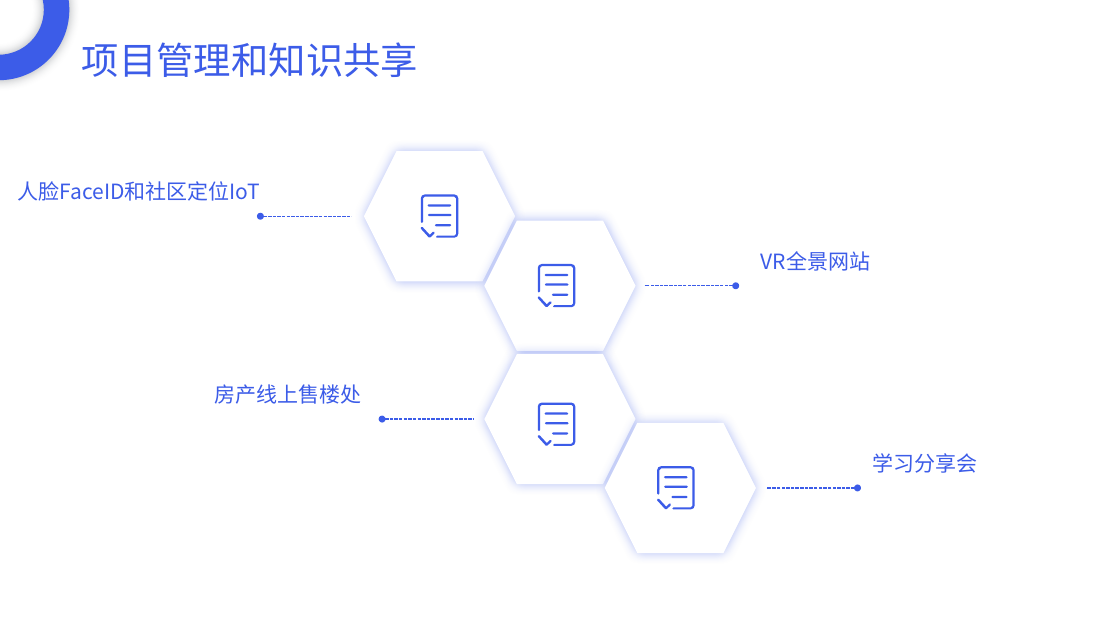
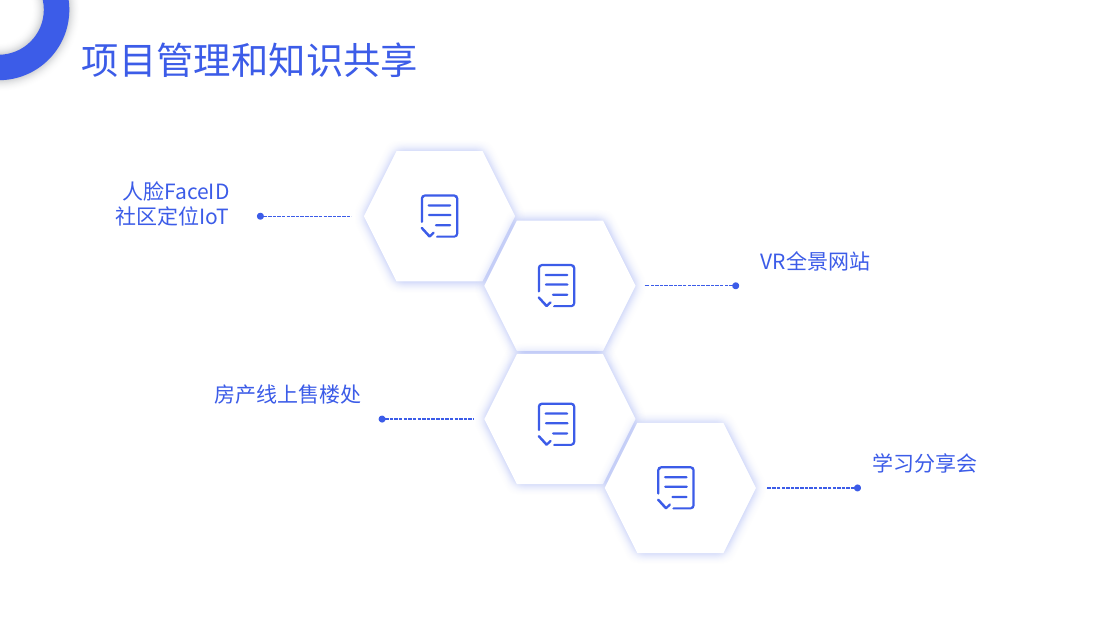
Before and after one commit to DreamPWJ/spring-boot-bug, a slide deck: slide 11 of 潘维吉2021工作总结.pptx. Drawn at 1120x630 pixels with LibreOffice and Linux fonts; fonts in the diff are those of the drawing. Boxes give left, top, right and bottom in pixels: in the first picture for what was removed or moved away, otherwise in the second. Text is boxed around its words. In the diff, an @@ line names an element or a change of style, - is before the commit and + after.

```diff
--- a/潘维吉2021工作总结.pptx
+++ b/潘维吉2021工作总结.pptx
@@ text at [115, 181, 229, 226]: text changed @@
-人脸FaceID和社区定位IoT
+人脸FaceID
+社区定位IoT
```
Also in this commit, not shown: 4 slides added, 10 slides removed.
